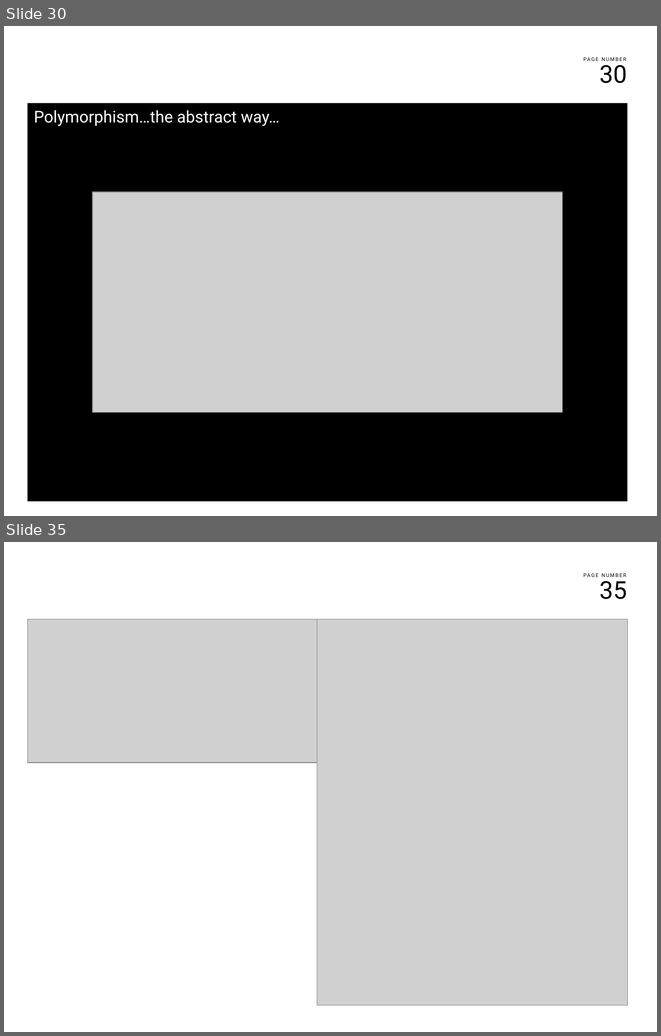
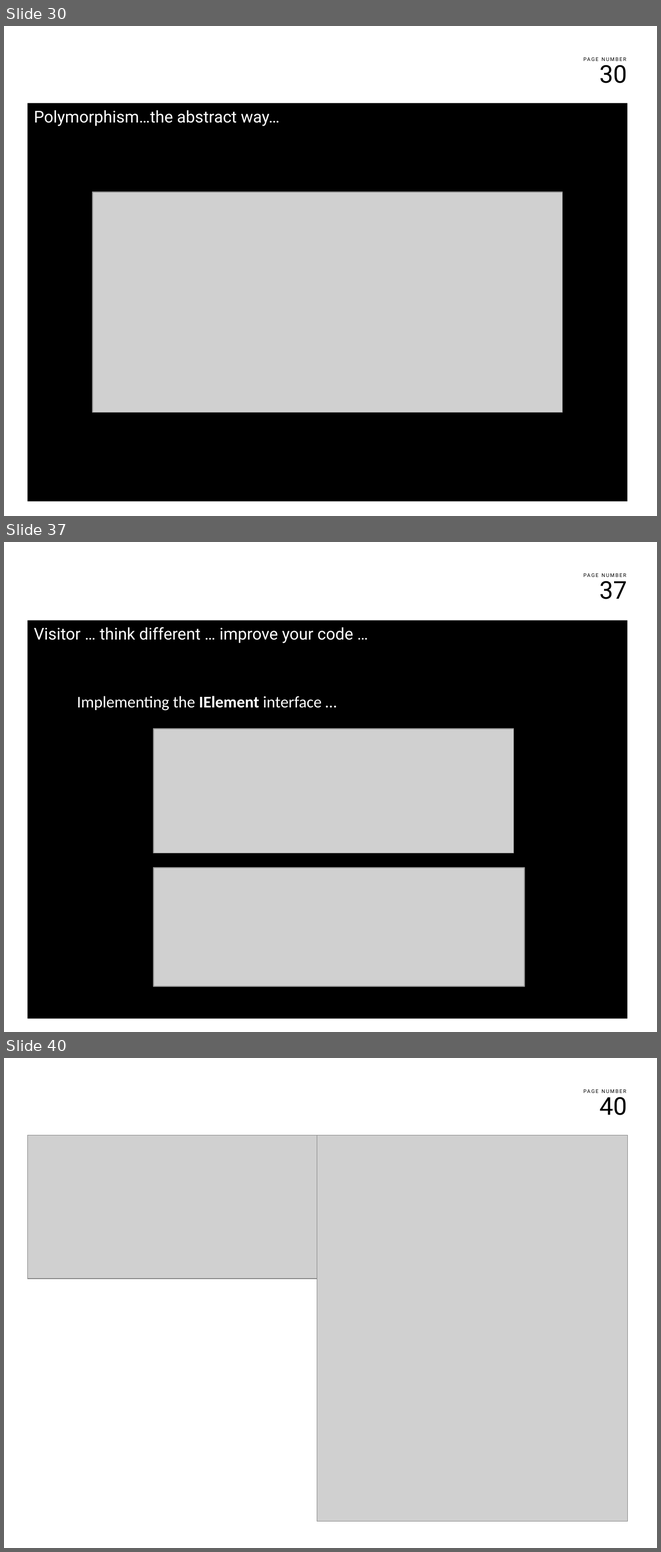
Before and after one commit to franco-melandri/NoIF, a slide deck: docs/noif.pptx. Shown one above the other, each under a label of ours: slides 30 and 35 before the commit, slides 30, 37 and 40 after it; the slides between them are not shown. The pictures are 661x1036 and 661x1552 pixels, drawn with LibreOffice and Linux fonts; fonts in the diff are those of the drawing; grey boxes stand for pictures; background and template pictures are left out. Boxes give left, top, right and bottom in pixels: in the first picture for what was removed or moved away, otherwise in the second. Text is boxed around its words. In the diff, an @@ line names an element or a change of style, - is before the commit and + after.

Commit message:
adding slides for visitor.

```diff
--- a/docs/noif.pptx
+++ b/docs/noif.pptx
@@ slide 37 added at <box>4,542,657,1032</box>, background #FFFFFF; not listed: 2 template elements that a slide beside it also shows @@
@@ text added at <box>27,620,628,1018</box>, fill #000000, 18 pt, text #FFFFFF @@
+Visitor … think different … improve your code …
@@ text added at <box>77,696,322,711</box>, 18 pt, text #FFFFFF @@
+Implementing the IElement interface …
@@ picture added at <box>153,729,513,853</box> @@
@@ picture added at <box>153,867,524,986</box> @@
@@ what was slide 35 is now slide 40 @@
@@ page number at <box>599,1092,627,1115</box>: text changed @@
-35
+40
```
Also in this commit, not shown: 5 slides changed, 4 other slides added, 4 other files.
